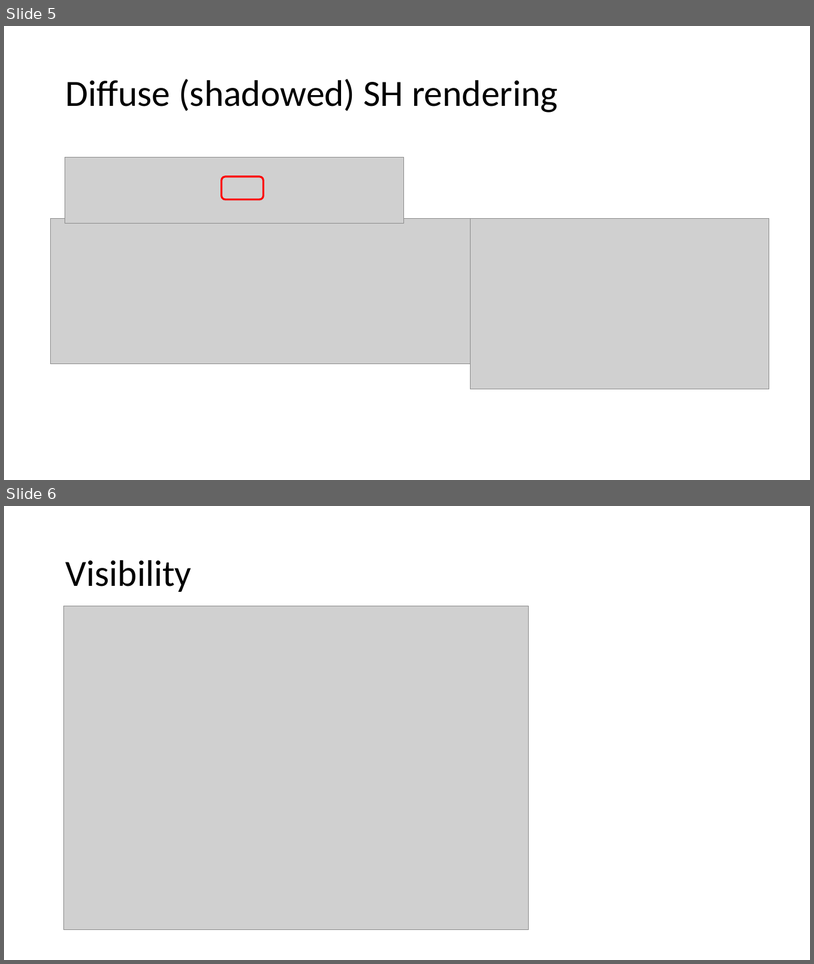
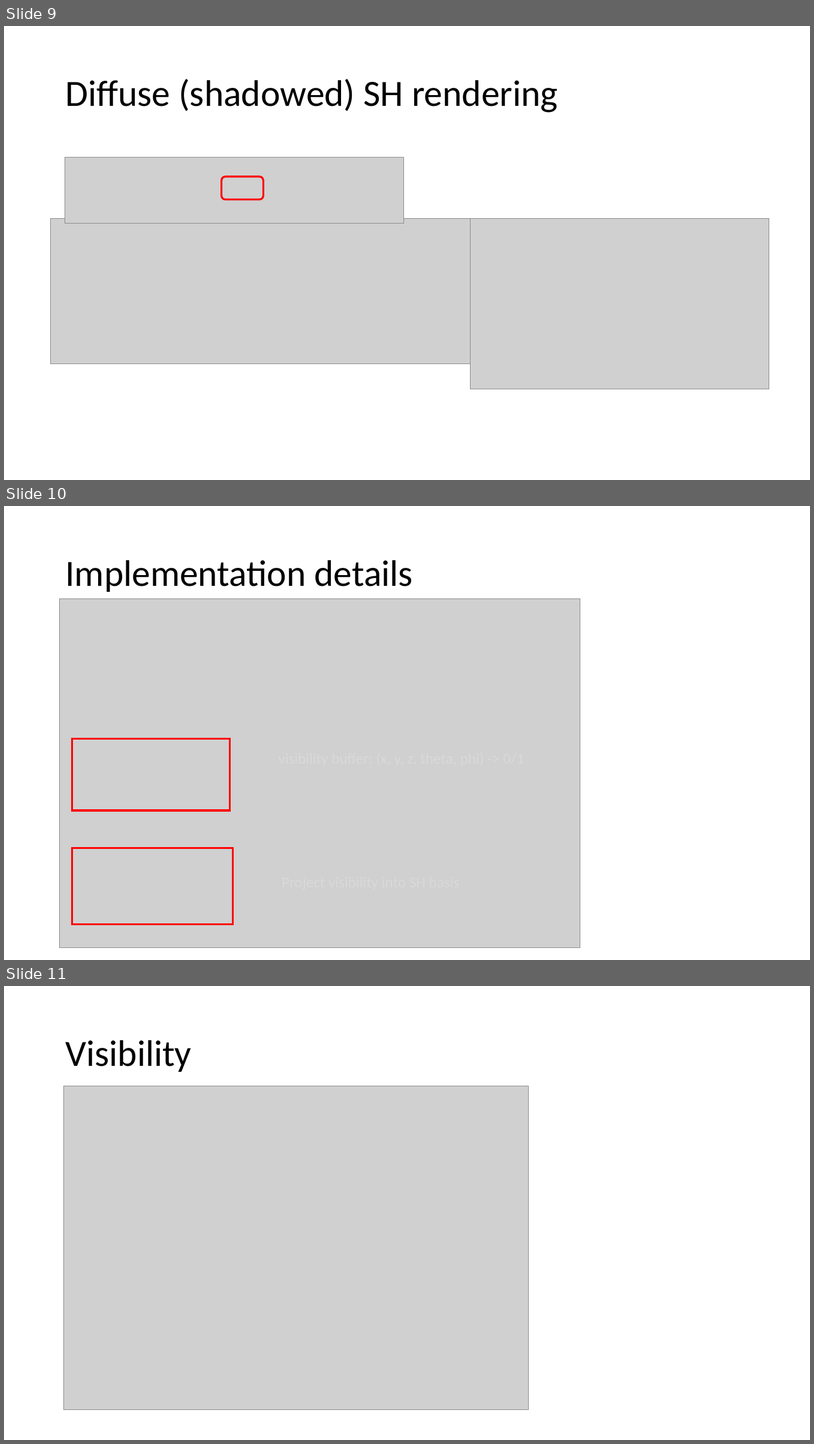
Before and after one commit to ShengCN/Spherical-Harmoincs-Shadows, a slide deck: Checkpoint 2&3.pptx. Shown one above the other, each under a label of ours: slides 5 and 6 before the commit, slides 9, 10 and 11 after it. The pictures are 814x964 and 814x1444 pixels, drawn with LibreOffice and Linux fonts; fonts in the diff are those of the drawing; grey boxes stand for pictures. Boxes give left, top, right and bottom in pixels: in the first picture for what was removed or moved away, otherwise in the second. Text is boxed around its words. In the diff, an @@ line names an element or a change of style, - is before the commit and + after.

```diff
--- a/Checkpoint 2&3.pptx
+++ b/Checkpoint 2&3.pptx
@@ slide 10 added at bbox=[4, 506, 810, 960], background #FFFFFF @@
@@ title added at bbox=[65, 560, 413, 592], 44 pt, text #000000 @@
+Implementation details
@@ picture added at bbox=[60, 598, 581, 947] @@
@@ rectangle added at bbox=[72, 738, 230, 810], outline #FF0000 2.25 pt @@
@@ rectangle added at bbox=[72, 848, 233, 924], outline #FF0000 2.25 pt @@
@@ what was slide 5 is now slide 9 @@
@@ what was slide 6 is now slide 11 @@
```
Also in this commit, not shown: 1 slide changed, 4 other slides added, 2 other files.
